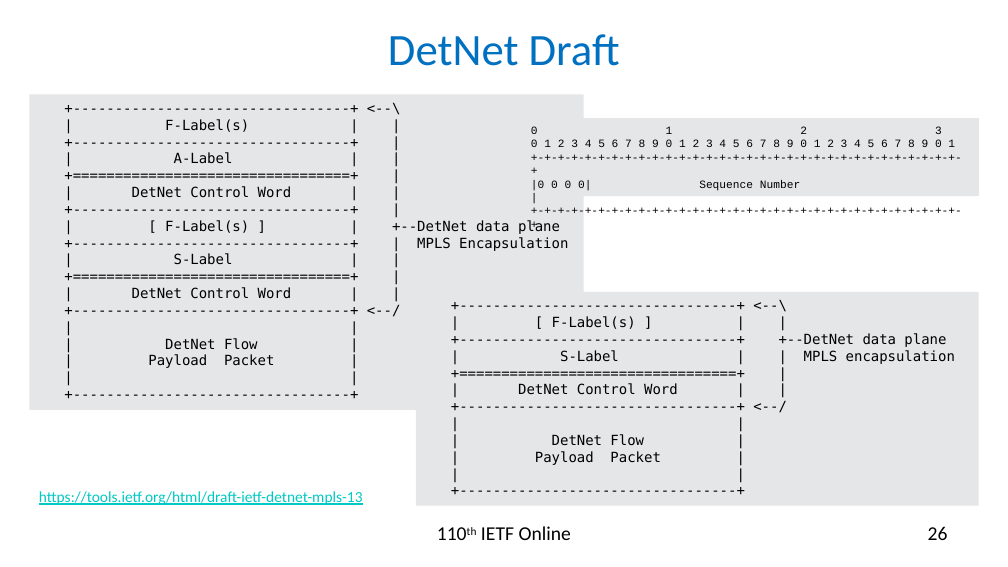
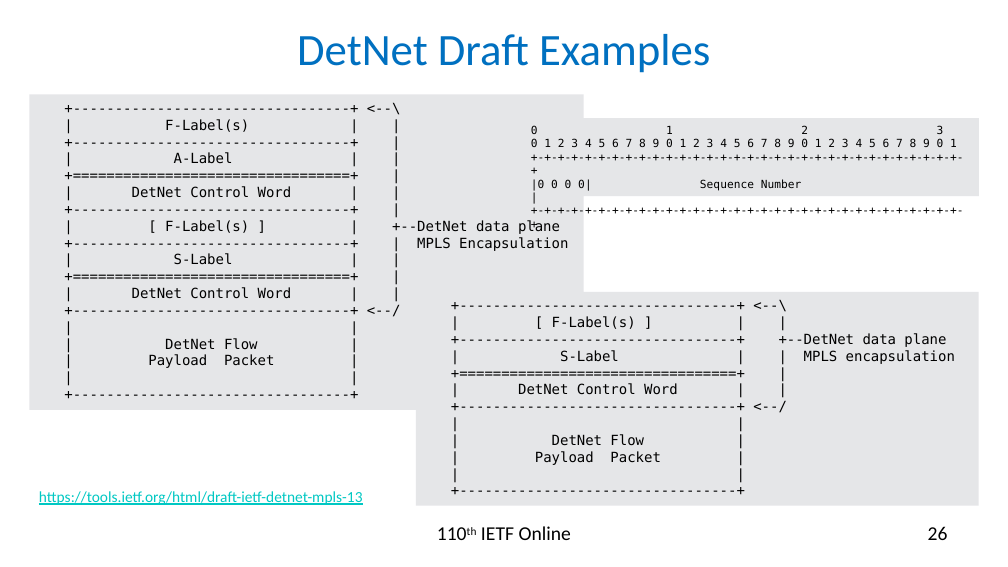
Before and after one commit to rakgandhi/ietf-slides, a slide deck: slide 26 of draft-gandhi-mpls-ioam-sr-05.pptx. Drawn at 1008x567 pixels with LibreOffice and Linux fonts; fonts in the diff are those of the drawing. Boxes give left, top, right and bottom in pixels: in the first picture for what was removed or moved away, otherwise in the second. Text is boxed around its words. In the diff, an @@ line names an element or a change of style, - is before the commit and + after.

```diff
--- a/draft-gandhi-mpls-ioam-sr-05.pptx
+++ b/draft-gandhi-mpls-ioam-sr-05.pptx
@@ title at (297, 34, 710, 73): text changed @@
-DetNet Draft
+DetNet Draft Examples
@@ rectangle "0 1 2 3" at (521, 118, 979, 196): font Courier New to DejaVu Sans Mono @@
```
Also in this commit, not shown: 10 other slides changed, 1 other file.
